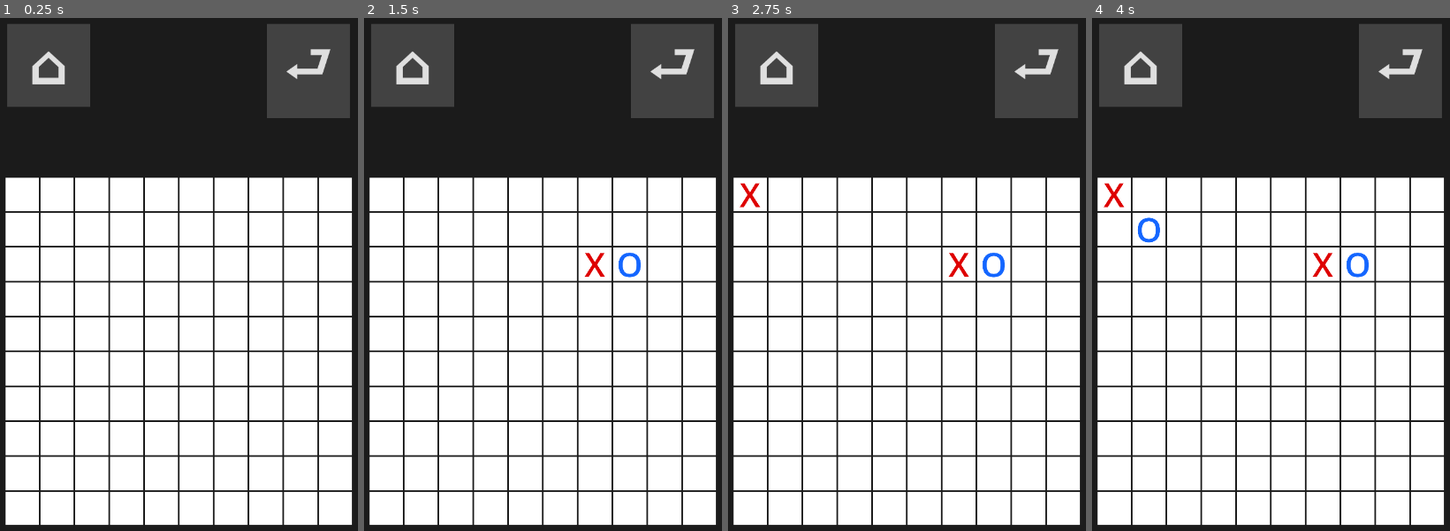
Above: before the commit, frames 1-4 (left to right).
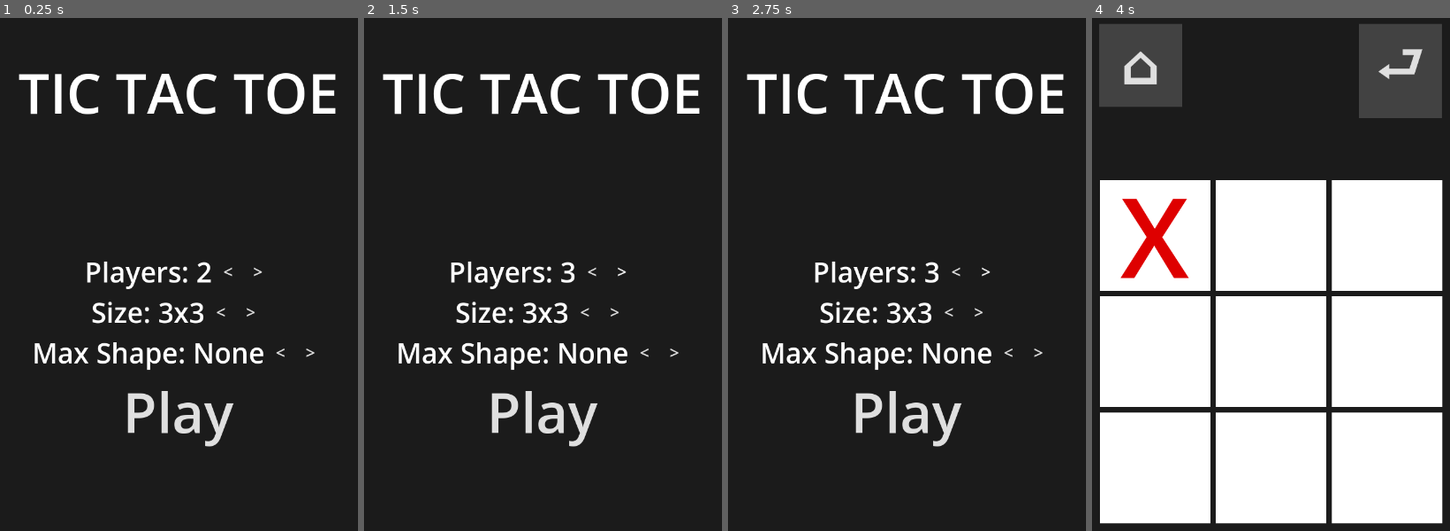
Above: after the commit, the same moments.

Repository: IonAir1/Tic-Tac-Toe
Game: Godot game, scene res://menu/main_menu.tscn
Same seed, same stepped clock (60 frames per second), same inputs: the game is played once before the commit and once after it. Before the commit the project starts from res://game/game_screen.tscn.
Inputs (mouse positions are in pixels of both pictures, inside the frame that each line leads up to):
- Up to frame 1 (0.25 s): no input
- Up to frame 2 (1.5 s): click (593, 269) at 0.5 s, where only the run after the commit has a clickable "<"; click (621, 269) at 1.25 s, where only the run after the commit has a clickable ">"
- Up to frame 3 (2.75 s): click (749, 192) at 2.02 s
- Up to frame 4 (4 s): click (1271, 413) at 2.75 s, where only the run after the commit has a clickable "Play"; click (1156, 233) at 3.52 s

The runs differ from the first frame. In frame 1, 69% of the frame differs, in the area x 1-99%, y 1-99%; in frame 2, 69%; in frame 3, 69%; in frame 4, 13%.

Commit message:
made main menu functional

Diff:
--- a/game/game_screen.gd
+++ b/game/game_screen.gd
@@ -45,7 +45,7 @@
 	$CenterContainer/Board.update_board()
 
 	if(check_for_win(curr_player)):
-		print("player %s has won" % curr_player)
+		print("player %s won" % curr_player)
 		Global.winner = ("player %s won" % curr_player)
 
 
--- a/global.gd
+++ b/global.gd
@@ -1,8 +1,8 @@
 extends Node
 
-var board_size:int = clamp(10,3,10)
-var player_count:int = clamp(2,2,4)
+var board_size:int = 3
+var player_count:int = 2
 var pos_shift:int = 210 #position shift of each box from center
 var latest_box: int
-var delete_last_box: int = 3
+var delete_last_box: int = 0
 var winner:String
--- a/menu/main_menu.gd
+++ b/menu/main_menu.gd
@@ -1,11 +1,57 @@
 extends Control
 
-
-# Called when the node enters the scene tree for the first time.
-func _ready():
-	pass # Replace with function body.
+@export var winner_text:Node
+@export var player_text:Node
+@export var size_text:Node
+@export var max_text:Node
+@export var game_scene:PackedScene
 
 
-# Called every frame. 'delta' is the elapsed time since the previous frame.
-func _process(delta):
-	pass
+func _ready():
+	winner_text.text = Global.winner
+	player_text.text = "Players: " + str(Global.player_count)
+	size_text.text = "Size: " + str(Global.board_size) + "x" + str(Global.board_size)
+	if Global.delete_last_box > 0:
+		max_text.text = "Max Shape: " + str(Global.delete_last_box)
+	else:
+		max_text.text = "Max Shape: None"
+
+
+func _on_play_pressed():
+	get_tree().change_scene_to_packed(game_scene)
+
+func _on_size_decrease_pressed():
+	Global.board_size = clamp(Global.board_size - 1, 3, 10)
+	size_text.text = "Size: " + str(Global.board_size) + "x" + str(Global.board_size)
+	print("board size count changed to ", Global.board_size)
+
+func _on_size_increase_pressed():
+	Global.board_size = clamp(Global.board_size + 1, 3, 10)
+	size_text.text = "Size: " + str(Global.board_size) + "x" + str(Global.board_size)
+	print("board size count changed to ", Global.board_size)
+
+func _on_player_decrease_pressed():
+	Global.player_count = clamp(Global.player_count - 1, 2, 4)
+	player_text.text = "Players: " + str(Global.player_count)
+	print("player count changed to ", Global.player_count)
+
+func _on_player_increase_pressed():
+	Global.player_count = clamp(Global.player_count + 1, 2, 4)
+	player_text.text = "Players: " + str(Global.player_count)
+	print("player count changed to ", Global.player_count)
+
+func _on_max_decrease_pressed():
+	Global.delete_last_box = clamp(Global.delete_last_box - 1, 0, 10)
+	if Global.delete_last_box > 0:
+		max_text.text = "Max Shape: " + str(Global.delete_last_box)
+	else:
+		max_text.text = "Max Shape: None"
+	print("max changed to ", Global.delete_last_box)
+
+func _on_max_increase_pressed():
+	Global.delete_last_box = clamp(Global.delete_last_box + 1, 0, 10)
+	if Global.delete_last_box > 0:
+		max_text.text = "Max Shape: " + str(Global.delete_last_box)
+	else:
+		max_text.text = "Max Shape: None"
+	print("max changed to ", Global.delete_last_box)
--- a/menu/main_menu.tscn
+++ b/menu/main_menu.tscn
@@ -1,6 +1,7 @@
-[gd_scene load_steps=23 format=3 uid="uid://cams36mgowtyk"]
+[gd_scene load_steps=18 format=3 uid="uid://cams36mgowtyk"]
 
 [ext_resource type="Script" path="res://menu/main_menu.gd" id="1_mfv51"]
+[ext_resource type="PackedScene" uid="uid://vssi4leqb0mm" path="res://game/game_screen.tscn" id="2_kbswx"]
 
 [sub_resource type="StyleBoxEmpty" id="StyleBoxEmpty_hwi4c"]
 
@@ -22,18 +23,6 @@
 
 [sub_resource type="StyleBoxEmpty" id="StyleBoxEmpty_stchv"]
 
-[sub_resource type="StyleBoxEmpty" id="StyleBoxEmpty_47oh5"]
-
-[sub_resource type="StyleBoxEmpty" id="StyleBoxEmpty_l3keu"]
-
-[sub_resource type="StyleBoxEmpty" id="StyleBoxEmpty_2wm7a"]
-
-[sub_resource type="StyleBoxEmpty" id="StyleBoxEmpty_3u6q7"]
-
-[sub_resource type="StyleBoxEmpty" id="StyleBoxEmpty_k0jqf"]
-
-[sub_resource type="StyleBoxEmpty" id="StyleBoxEmpty_2d28o"]
-
 [sub_resource type="StyleBoxEmpty" id="StyleBoxEmpty_0m700"]
 
 [sub_resource type="StyleBoxEmpty" id="StyleBoxEmpty_lyg80"]
@@ -44,7 +33,7 @@
 
 [sub_resource type="StyleBoxEmpty" id="StyleBoxEmpty_0w1n4"]
 
-[node name="Main Menu" type="Control"]
+[node name="Main Menu" type="Control" node_paths=PackedStringArray("winner_text", "player_text", "size_text", "max_text")]
 layout_mode = 3
 anchors_preset = 15
 anchor_right = 1.0
@@ -52,6 +41,11 @@
 grow_horizontal = 2
 grow_vertical = 2
 script = ExtResource("1_mfv51")
+winner_text = NodePath("MarginContainer/Text/Winner")
+player_text = NodePath("MarginContainer/Menu/Players/Text")
+size_text = NodePath("MarginContainer/Menu/Size/Text")
+max_text = NodePath("MarginContainer/Menu/Maximum/Text")
+game_scene = ExtResource("2_kbswx")
 
 [node name="MarginContainer" type="MarginContainer" parent="."]
 layout_mode = 1
@@ -175,32 +169,43 @@
 theme_override_styles/focus = SubResource("StyleBoxEmpty_stchv")
 text = ">"
 
-[node name="Limited" type="HBoxContainer" parent="MarginContainer/Menu"]
+[node name="Maximum" type="HBoxContainer" parent="MarginContainer/Menu"]
 layout_mode = 2
 alignment = 1
 
-[node name="Text" type="Label" parent="MarginContainer/Menu/Limited"]
-layout_mode = 2
-size_flags_horizontal = 4
-size_flags_vertical = 0
-theme_override_font_sizes/font_size = 50
-text = "Limited Play"
-horizontal_alignment = 1
-
-[node name="CheckBox" type="CheckBox" parent="MarginContainer/Menu/Limited"]
-custom_minimum_size = Vector2(60, 60)
-layout_mode = 2
-size_flags_horizontal = 4
-theme_override_styles/normal = SubResource("StyleBoxEmpty_47oh5")
-theme_override_styles/pressed = SubResource("StyleBoxEmpty_l3keu")
-theme_override_styles/disabled = SubResource("StyleBoxEmpty_2wm7a")
-theme_override_styles/hover = SubResource("StyleBoxEmpty_3u6q7")
-theme_override_styles/hover_pressed = SubResource("StyleBoxEmpty_k0jqf")
-theme_override_styles/focus = SubResource("StyleBoxEmpty_2d28o")
-alignment = 1
-clip_text = true
-icon_alignment = 1
-expand_icon = true
+[node name="Text" type="Label" parent="MarginContainer/Menu/Maximum"]
+layout_mode = 2
+size_flags_horizontal = 4
+size_flags_vertical = 0
+theme_override_font_sizes/font_size = 50
+text = "Max: 3"
+horizontal_alignment = 1
+
+[node name="Left" type="Button" parent="MarginContainer/Menu/Maximum"]
+custom_minimum_size = Vector2(50, 50)
+layout_mode = 2
+size_flags_horizontal = 4
+size_flags_vertical = 4
+theme_override_font_sizes/font_size = 30
+theme_override_styles/normal = SubResource("StyleBoxEmpty_hwi4c")
+theme_override_styles/hover = SubResource("StyleBoxEmpty_k5obp")
+theme_override_styles/pressed = SubResource("StyleBoxEmpty_i684h")
+theme_override_styles/disabled = SubResource("StyleBoxEmpty_02ngl")
+theme_override_styles/focus = SubResource("StyleBoxEmpty_c7lrc")
+text = "<"
+
+[node name="Right" type="Button" parent="MarginContainer/Menu/Maximum"]
+custom_minimum_size = Vector2(50, 50)
+layout_mode = 2
+size_flags_horizontal = 4
+size_flags_vertical = 4
+theme_override_font_sizes/font_size = 30
+theme_override_styles/normal = SubResource("StyleBoxEmpty_6h1xl")
+theme_override_styles/hover = SubResource("StyleBoxEmpty_4lqsb")
+theme_override_styles/pressed = SubResource("StyleBoxEmpty_fkra8")
+theme_override_styles/disabled = SubResource("StyleBoxEmpty_ibwes")
+theme_override_styles/focus = SubResource("StyleBoxEmpty_stchv")
+text = ">"
 
 [node name="Play" type="Button" parent="MarginContainer/Menu"]
 layout_mode = 2
@@ -211,3 +216,11 @@
 theme_override_styles/disabled = SubResource("StyleBoxEmpty_ibwua")
 theme_override_styles/focus = SubResource("StyleBoxEmpty_0w1n4")
 text = "Play"
+
+[connection signal="pressed" from="MarginContainer/Menu/Players/Left" to="." method="_on_player_decrease_pressed"]
+[connection signal="pressed" from="MarginContainer/Menu/Players/Right" to="." method="_on_player_increase_pressed"]
+[connection signal="pressed" from="MarginContainer/Menu/Size/Left" to="." method="_on_size_decrease_pressed"]
+[connection signal="pressed" from="MarginContainer/Menu/Size/Right" to="." method="_on_size_increase_pressed"]
+[connection signal="pressed" from="MarginContainer/Menu/Maximum/Left" to="." method="_on_max_decrease_pressed"]
+[connection signal="pressed" from="MarginContainer/Menu/Maximum/Right" to="." method="_on_max_increase_pressed"]
+[connection signal="pressed" from="MarginContainer/Menu/Play" to="." method="_on_play_pressed"]
--- a/project.godot
+++ b/project.godot
@@ -11,7 +11,7 @@
 [application]
 
 config/name="Tictactoe"
-run/main_scene="res://game/game_screen.tscn"
+run/main_scene="res://menu/main_menu.tscn"
 config/features=PackedStringArray("4.2", "Mobile")
 config/icon="res://icon.svg"
 
